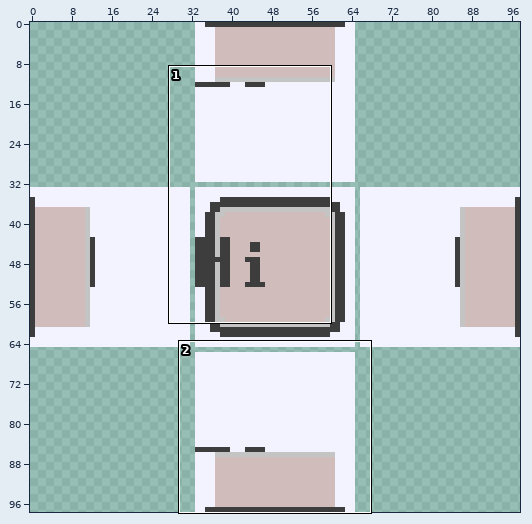
File history of a sprite sheet, test-renderers/expected/ui/widget_button_toggle-all.png. Above, an overview of the earlier version with the close-up marked.
Close-up. As it was:
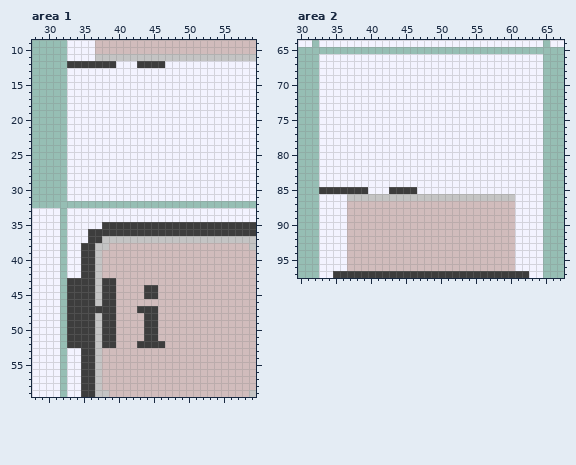
The file is 98x98 pixels. Shown: area 1: x 28..59, y 9..59; area 2: x 30..67, y 64..97.
After:
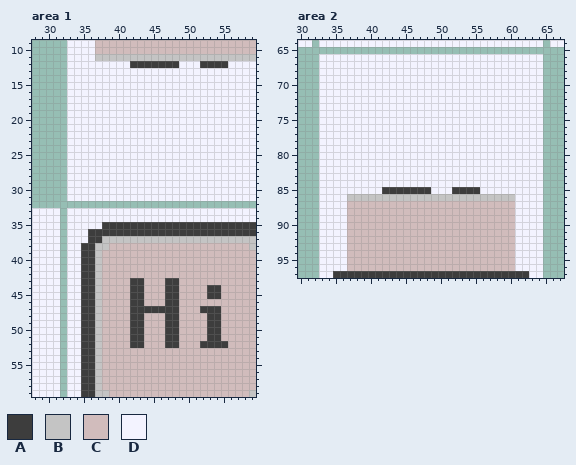
Palette (. is transparent): A #3d3d3d  B #c4c4c4  C #d1bcbc  D #f3f3ff
Change:
Area 1:
y 12: x 33..39 AAAAAAA -> DDDDDDD; x 42 D -> A; x 47..48 DD -> AA; x 52..55 DDDD -> AAAA
y 43: x 33..34 AA -> DD; x 38..39 AA -> CC; x 42..43 CC -> AA; x 47..48 CC -> AA
y 44..45: x 33..34 AA -> DD; x 38..39 AA -> CC; x 42..45 CCAA -> AACC; x 47..48 CC -> AA; x 53..54 CC -> AA
y 46: x 33..34 AA -> DD; x 38..39 AA -> CC; x 42..43 CC -> AA; x 47..48 CC -> AA
y 47: x 33..34 AA -> DD; x 37..39 AAA -> BCC; x 42 C -> A; x 46..48 CCC -> AAA; x 52..54 CCC -> AAA
y 48..51: x 33..34 AA -> DD; x 38..39 AA -> CC; x 42..45 CCAA -> AACC; x 47..48 CC -> AA; x 53..54 CC -> AA
y 52: x 33..34 AA -> DD; x 38..39 AA -> CC; x 42 C -> A; x 44..48 AAACC -> CCCAA; x 52..55 CCCC -> AAAA
Area 2:
y 85: x 33..39 AAAAAAA -> DDDDDDD; x 42 D -> A; x 47..48 DD -> AA; x 52..55 DDDD -> AAAA
Changed places in both close-ups, as pixel boxes (x1, y1, x2, y2):
changed: (67, 61, 137, 68)
changed: (165, 61, 179, 68)
changed: (200, 61, 228, 68)
changed: (67, 278, 179, 348)
changed: (200, 285, 228, 348)
changed: (319, 187, 480, 194)
